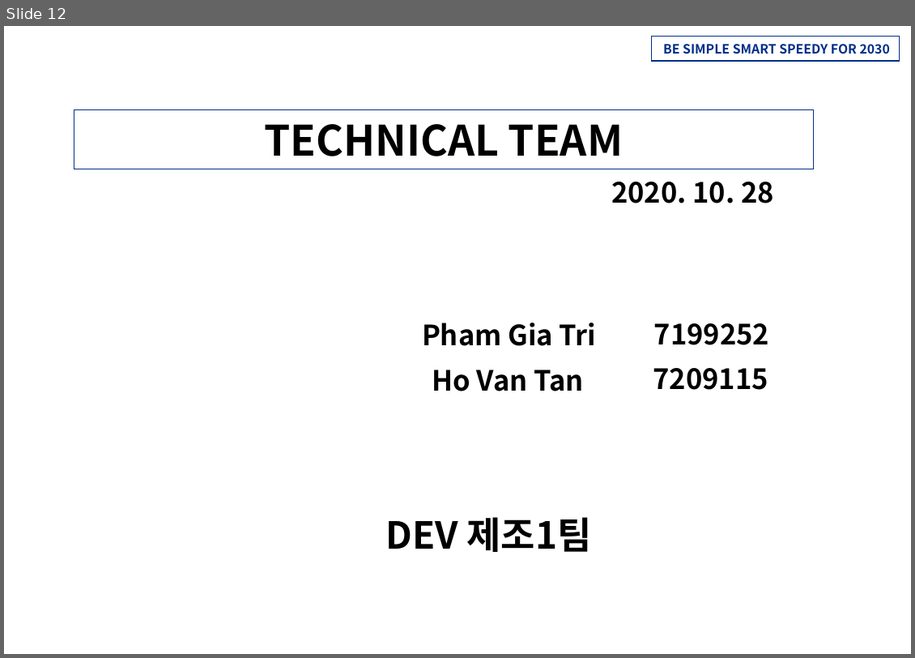
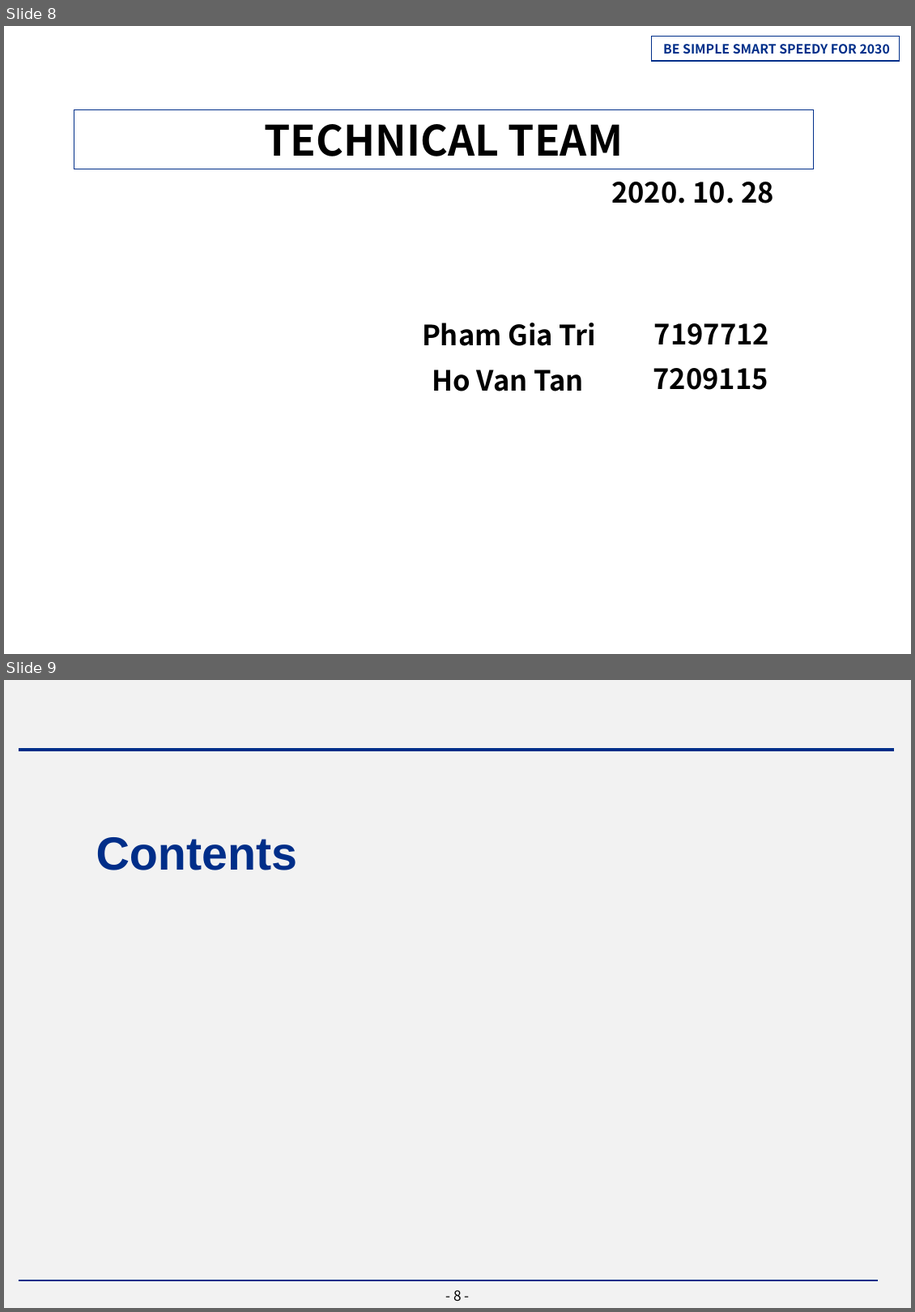
Before and after one commit to Paztty/Micom-Inline, a slide deck: 4. Report/A_MS part 1.pptx. Shown one above the other, each under a label of ours: slide 12 before the commit, slides 8 and 9 after it. The pictures are 915x658 and 915x1312 pixels, drawn with LibreOffice and Linux fonts; fonts in the diff are those of the drawing; background and template pictures are left out. Boxes give left, top, right and bottom in pixels: in the first picture for what was removed or moved away, otherwise in the second. Text is boxed around its words. In the diff, an @@ line names an element or a change of style, - is before the commit and + after.

```diff
--- a/4. Report/A_MS part 1.pptx
+++ b/4. Report/A_MS part 1.pptx
@@ slide 9 added at [4, 680, 911, 1308], background #F2F2F2 @@
@@ freeform shape added at [19, 750, 895, 750], outline #002E89 3 pt @@
@@ text added at [96, 837, 298, 870], 40 pt, text #002E89, bold @@
+Contents
@@ freeform shape added at [19, 1280, 879, 1280], outline #002E89 1.5 pt @@
@@ page number added at [454, 1290, 462, 1300], 12 pt, text #000000 @@
+- 8 -
@@ what was slide 12 is now slide 8 @@
@@ slide 8 changed as well @@
@@ text at [654, 323, 769, 345]: text changed @@
-7199252
+7197712
@@ text removed at [386, 517, 592, 552] @@
-DEV 제조1팀
```
Also in this commit, not shown: 4 other slides changed, 3 other slides added, 7 slides removed, 21 other files.
